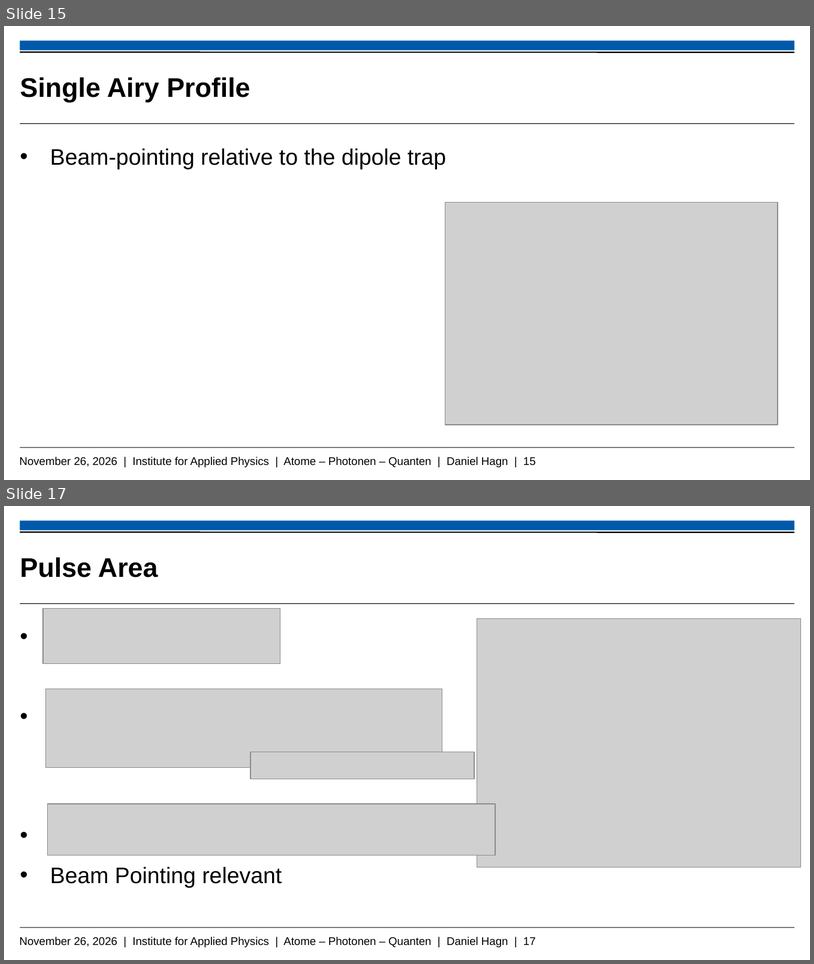
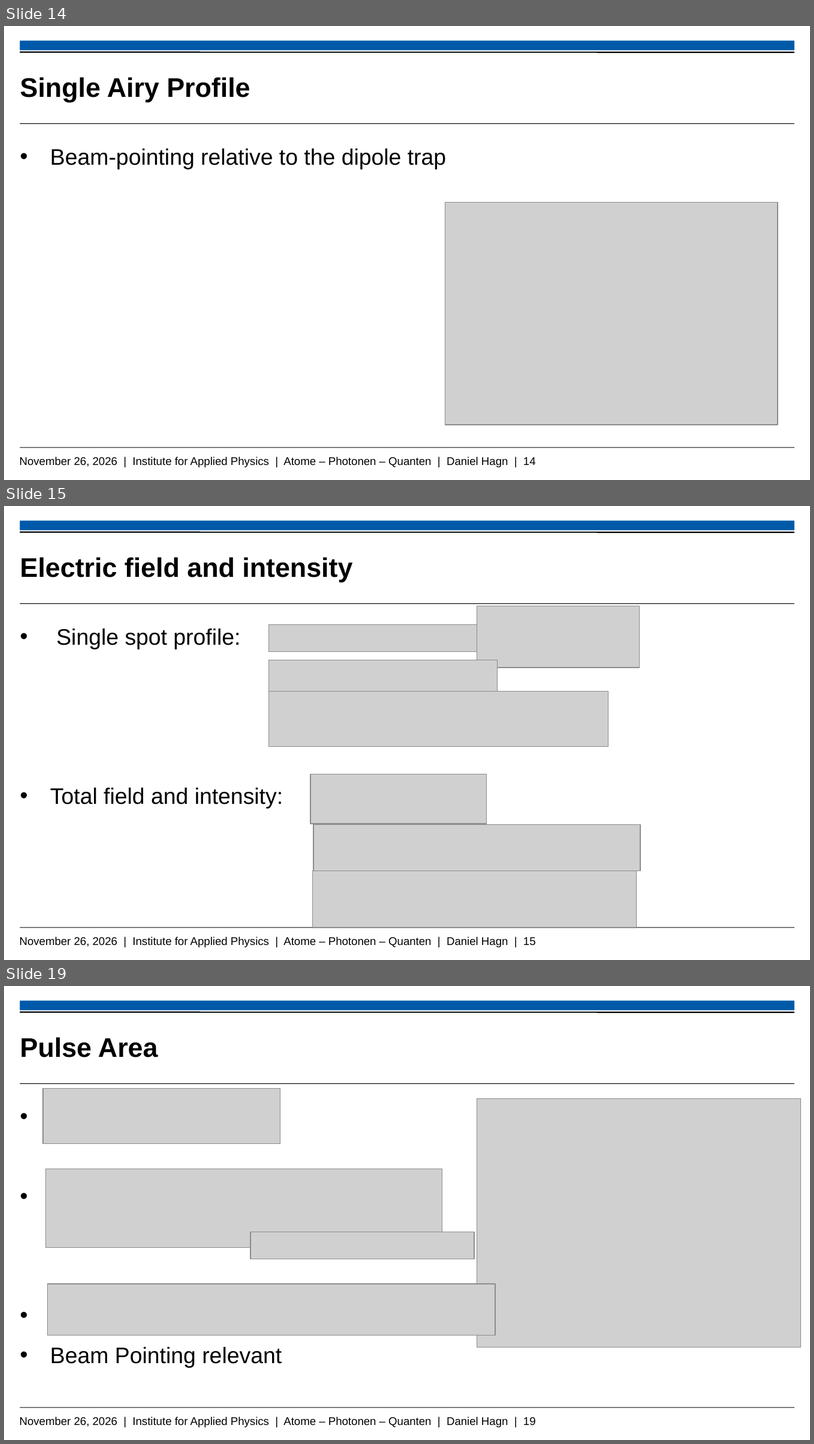
Before and after one commit to Daniel-Hagn-physik/Masterthesis_Backup, a slide deck: Hagn_Daniel_Mastervortrag.pptx. Shown one above the other, each under a label of ours: slides 15 and 17 before the commit, slides 14, 15 and 19 after it; the slides between them are not shown. The pictures are 814x964 and 814x1444 pixels, drawn with LibreOffice and Linux fonts; fonts in the diff are those of the drawing; grey boxes stand for pictures; background and template pictures are left out. Boxes give left, top, right and bottom in pixels: in the first picture for what was removed or moved away, otherwise in the second. Text is boxed around its words. In the diff, an @@ line names an element or a change of style, - is before the commit and + after.

```diff
--- a/Hagn_Daniel_Mastervortrag.pptx
+++ b/Hagn_Daniel_Mastervortrag.pptx
@@ slide 15 added at [4, 506, 810, 960], background #FFFFFF; not listed: 5 template elements that a slide beside it also shows @@
@@ title added at [20, 557, 353, 582], 24 pt, text #000000, bold @@
+Electric field and intensity
@@ picture added at [477, 606, 640, 667] @@
@@ text added at [50, 628, 283, 808], 20 pt, text #000000 @@
+• Single spot profile:
+• Total field and intensity:
@@ picture added at [269, 625, 597, 652] @@
@@ picture added at [269, 660, 498, 692] @@
@@ picture added at [269, 691, 609, 747] @@
@@ picture added at [311, 774, 487, 823] @@
@@ picture added at [314, 825, 640, 870] @@
@@ picture added at [313, 870, 637, 927] @@
@@ what was slide 15 is now slide 14 @@
@@ text at [20, 456, 536, 467]: text changed @@
-November 26, 2026 | Institute for Applied Physics | Atome – Photonen – Quanten | Daniel Hagn | 15
+November 26, 2026 | Institute for Applied Physics | Atome – Photonen – Quanten | Daniel Hagn | 14
@@ what was slide 17 is now slide 19 @@
@@ text at [20, 1416, 536, 1427]: text changed @@
-November 26, 2026 | Institute for Applied Physics | Atome – Photonen – Quanten | Daniel Hagn | 17
+November 26, 2026 | Institute for Applied Physics | Atome – Photonen – Quanten | Daniel Hagn | 19
```
Also in this commit, not shown: 8 slides changed, 2 other slides added.
